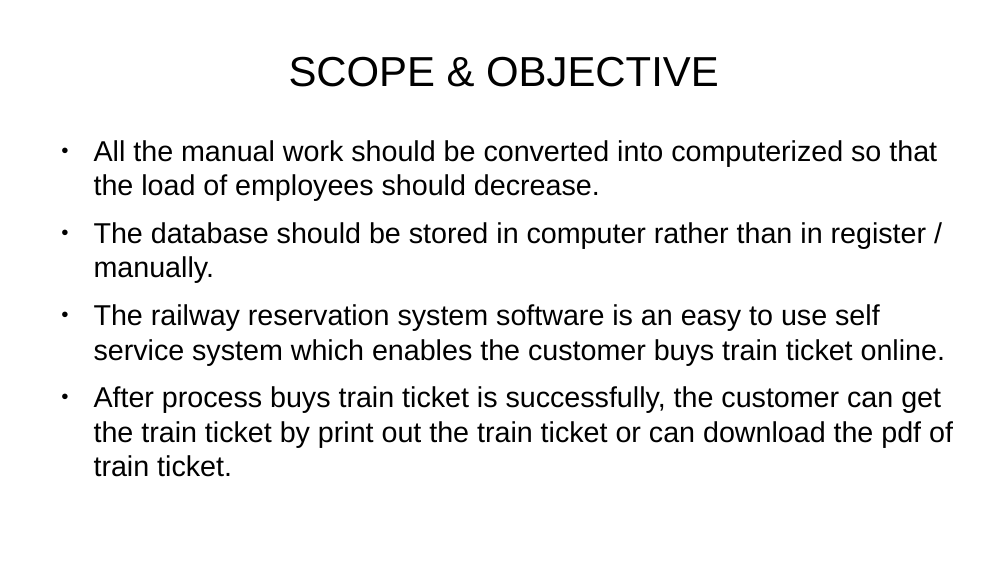
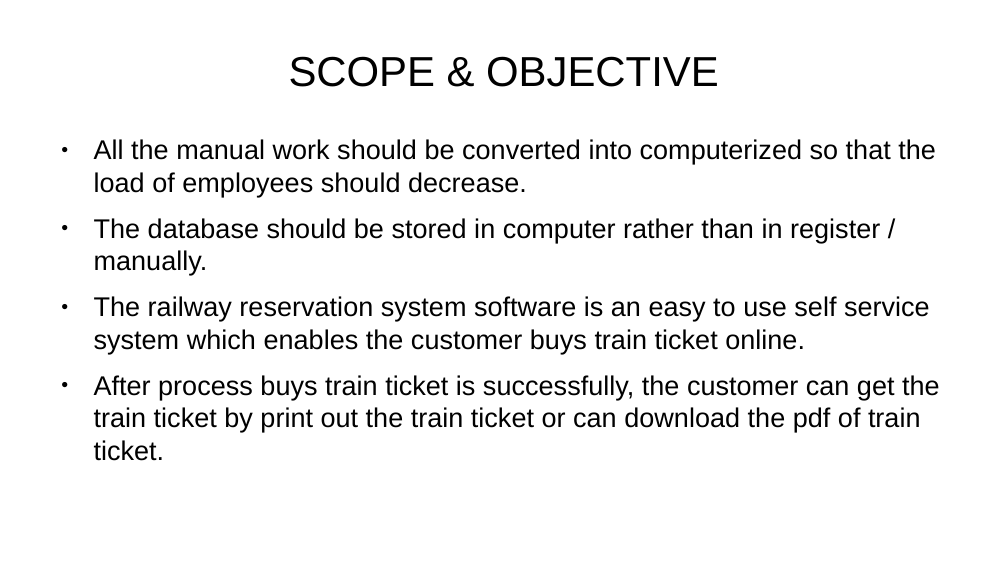
Before and after one commit to nahidulislamshakin/Railway-Reservation-System, a slide deck: slide 3 of Railway Reservatin System.pptx. Drawn at 1008x567 pixels with LibreOffice and Linux fonts; fonts in the diff are those of the drawing; background and template pictures are left out. Boxes give left, top, right and bottom in pixels: in the first picture for what was removed or moved away, otherwise in the second. Text is boxed around its words. In the diff, an @@ line names an element or a change of style, - is before the commit and + after.

```diff
--- a/Railway Reservatin System.pptx
+++ b/Railway Reservatin System.pptx
@@ text "All the manual work should ..." at box(94, 139, 940, 461): size 22.6 to 21.4 pt @@
```
Also in this commit, not shown: 2 other slides changed, 9 slides added, 5 slides removed, 1 other file.
